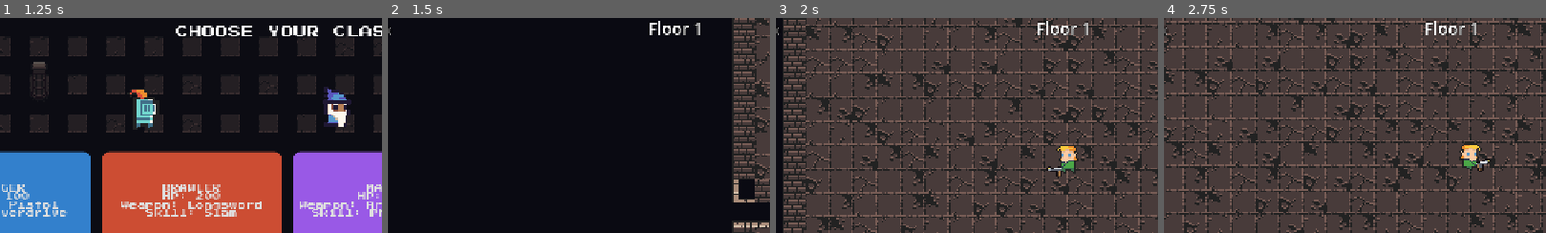
Above: before the commit, frames 1-4 (left to right).
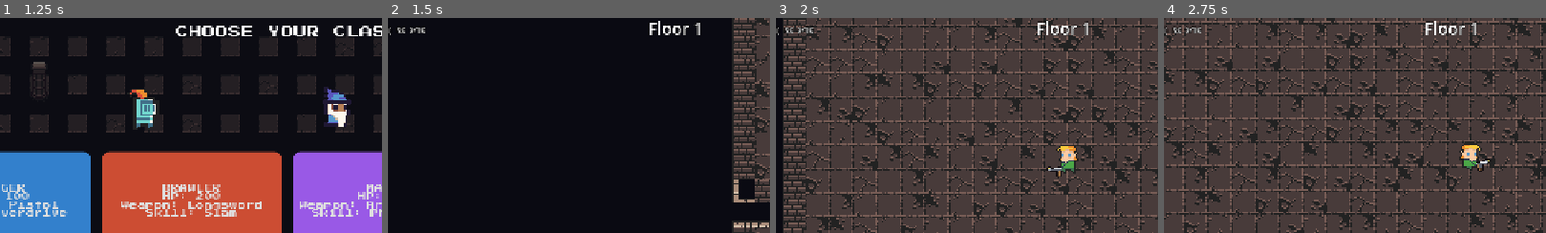
Above: after the commit, the same moments.

Repository: halo07-pixel/dungeon-raider-godot
Game: Godot game, scene res://scenes/main_menu.tscn
The game is run twice, just before and just after one commit, with the same random seed, the same clock (stepped at 60 frames per second) and the same inputs.
Inputs (mouse positions are % of the whole screen's width and height, from its top left):
- Up to frame 1 (1.25 s): click "START GAME" at 0.5 s
- Up to frame 2 (1.5 s): click "RANGER HP: 100 Weapon: Pistol…" at 1.25 s
- Up to frame 3 (2 s): no input
- Up to frame 4 (2.75 s): tap Enter (confirm) at 2, 2.1 s; move the mouse to (72, 45) at 2.02 s; hold D (move_right) from 2.03 s (still down); click (72, 45) at 2.17 s
The pictures show only the part of the screen within x 12-62%, y 16-66%; the shares and areas given below are measured in that part.

Frame 1 is identical in both runs. In frame 2, 0.1% of the frame differs, in the area x 2-10%, y 4-8%; in frame 3, 0.2%, in the area x 2-10%, y 3-8%; in frame 4, 0.1%.

Commit message:
Weapon rank: per-weapon kill ranks within a run (+8% dmg per rank, rank-3 perk), HUD text and save support
Co-Authored-By: Claude Sonnet 5.5 <noreply@anthropic.com>
Claude-Session: https://claude.ai/code/session_01JGPvQEUH9tvNi1JLfwV4JP

Diff:
--- a/scripts/guide_content.gd
+++ b/scripts/guide_content.gd
@@ -70,6 +70,7 @@
 	t += "After the boss on floors 5 and 10 you also pick 1 of 2 upgrades for your class skill (this run only).\n"
 	t += "Interact: %s (altars, chests, shrines, picking up weapons)\n" % _key("interact")
 	t += "Swap weapon: %s or [b]Right mouse[/b] (you can carry 2 weapons; any class can use any weapon)\n" % _key("swap_weapon")
+	t += "Weapon rank: every weapon levels up in a run by kills (10 / 30 / 60 kills): +8% damage per rank, and rank 3 adds a small bonus unique to that weapon. Ranks are kept per weapon and are lost when the run ends.\n"
 	t += "Swap bonus: your first attack within 1.5 s of swapping deals x1.5 damage. If you landed a hit with one kind of weapon (melee or ranged) in the last 2 s and swap to the other kind, it is a COMBO: x2 damage.\n"
 	t += "Movement keys and dodge can be changed in Settings.\n"
 	t += _sub("A run")
--- a/scripts/hud.gd
+++ b/scripts/hud.gd
@@ -77,7 +77,10 @@
 		var w: Dictionary = Global.weapons[String(slot["id"])]
 		var r: Dictionary = Global.rarities[String(slot["rarity"])]
 		var active: bool = (i == int(p.active_slot))
-		lbl.text = "%s[%d] %s (%s)%s" % ["> " if active else "  ", i + 1, w["name"], r["name"], ("   [%s] swap" % swap_key) if active and not _other_empty(slots, i) else ""]
+		var rank_note: String = ""
+		if p.has_method("rank_text"):
+			rank_note = "  " + String(p.rank_text(String(slot["id"])))
+		lbl.text = "%s[%d] %s (%s)%s%s" % ["> " if active else "  ", i + 1, w["name"], r["name"], rank_note, ("   [%s] swap" % swap_key) if active and not _other_empty(slots, i) else ""]
 		var c: Color = r["color"]
 		lbl.modulate = c if active else Color(c.r, c.g, c.b, 0.55)
 
--- a/scripts/main.gd
+++ b/scripts/main.gd
@@ -107,6 +107,7 @@
 			var w_rarity = String(Global.saved_run.get("weapon_rarity", "common"))
 			if player.has_method("restore_weapons"):
 				player.restore_weapons([{"id": w_id, "rarity": w_rarity}, {}], 0)
+		player.weapon_kills = Dictionary(Global.saved_run.get("weapon_kills", {})).duplicate() # Weapon Rank
 		# Buff phải được khôi phục TRƯỚC (một số buff đổi max_hp / giáp)
 		Global.skill_upgrades_taken.clear()
 		for uid in Global.saved_run.get("skill_upgrades", []):
@@ -230,6 +231,7 @@
 		"weapon_rarity": player.weapon_rarity,
 		"weapon_slots": player.weapon_slots.duplicate(true),
 		"active_slot": player.active_slot,
+		"weapon_kills": player.weapon_kills.duplicate(),
 		"skill_upgrades": Global.skill_upgrades_taken.duplicate(),
 		"has_revived": player.has_revived, # LƯU TRẠNG THÁI HỒI SINH
 		"max_hp": player.max_hp,
--- a/scripts/player.gd
+++ b/scripts/player.gd
@@ -77,6 +77,25 @@
 const SWAP_BONUS_MULT: float = 1.5
 const COMBO_WINDOW: float = 2.0
 const COMBO_BONUS_MULT: float = 2.0
+## Hạng vũ khí (Weapon Rank, chỉ trong ván): mỗi vũ khí tích số quái hạ gục; đạt mốc thì lên hạng, mỗi hạng +% sát thương,
+## hạng 3 (tối đa) thêm 1 đặc tính nhỏ riêng. (Khác với kỹ năng meta "mastery" của Global.upgrades.)
+const RANK_KILLS: Array = [10, 30, 60]    # số quái cần cho hạng 1, 2, 3
+const RANK_DMG_PER_LEVEL: float = 0.08
+## Đặc tính hạng 3: cd_mult (nhân hồi đòn / thời gian căng cung), pierce_add, range_mult (tầm cận chiến), blast_mult (vùng nổ), crit_add.
+const RANK_PERKS: Dictionary = {
+	"pistol": {"pierce_add": 1},
+	"smg": {"cd_mult": 0.9},
+	"shotgun": {"pierce_add": 1},
+	"laser": {"crit_add": 0.10},
+	"bow": {"cd_mult": 0.9},
+	"railgun": {"cd_mult": 0.9},
+	"staff": {"blast_mult": 1.15},
+	"broadsword": {"range_mult": 1.1},
+	"daggers": {"crit_add": 0.10},
+	"hammer": {"range_mult": 1.1},
+	"spear": {"range_mult": 1.1},
+	"scythe": {"cd_mult": 0.9},
+}
 ## Buff riêng từng vũ khí
 const PERFECT_DRAW_WINDOW: float = 0.2     # giây sau khi căng đầy mà nhả vẫn tính "Perfect"
 const PERFECT_DRAW_DMG_MULT: float = 1.5
@@ -103,6 +122,7 @@
 ## Trạng thái căng dây (chỉ vũ khí có charge_time): giây đã căng, đang căng hay không.
 var charge: float = 0.0
 var charging: bool = false
+var weapon_kills: Dictionary = {}   # id vũ khí -> số quái đã hạ gục trong ván này (Weapon Rank)
 var swap_bonus_timer: float = 0.0   # còn bao lâu thì thưởng đổi vũ khí hết hiệu lực
 var swap_bonus_mult: float = 1.0
 var swap_bonus_combo: bool = false
@@ -453,7 +473,7 @@
 	var t: float = float(weapon.get("charge_time", 0.5))
 	if weapon_id == "bow" and weapon_rarity == "rare":
 		t *= BOW_RARE_DRAW_MULT
-	t *= pow(0.9, float(Global.buff_stack("buff_haste")))
+	t *= pow(0.9, float(Global.buff_stack("buff_haste"))) * _rank_perk("cd_mult", 1.0)
 	if weapon_id == "bow":
 		t *= pow(QUICKDRAW_PER_STACK, float(Global.buff_stack("buff_quickdraw")))
 	t *= skill_attack_cd_mult
@@ -492,6 +512,7 @@
 	var mult = rarity_data["mult"]
 	# ÁP DỤNG KỸ NĂNG: Cộng % sát thương (mastery)
 	mult += Global.upgrades["mastery"] * 0.05
+	mult += RANK_DMG_PER_LEVEL * float(weapon_rank(weapon_id))
 	# ÁP DỤNG BUFF: Sức Mạnh / Đà Chiến Đấu / Cuồng Nộ
 	mult += 0.08 * float(Global.buff_stack("buff_dmg"))
 	if Global.buff_stack("buff_momentum") > 0:
@@ -546,14 +567,17 @@
 
 	# ÁP DỤNG BUFF: Nhanh Nhẹn / Chí Mạng / Tầm Đánh (tầm xa = bay xa+nhanh hơn) / Vung Kiếm Càn Quét (tầm xa = xuyên)
 	cd *= pow(0.9, float(Global.buff_stack("buff_haste")))
-	cd *= skill_attack_cd_mult
-	if randf() < 0.08 * float(Global.buff_stack("buff_crit")):
+	cd *= skill_attack_cd_mult * _rank_perk("cd_mult", 1.0)
+	if randf() < 0.08 * float(Global.buff_stack("buff_crit")) + _rank_perk("crit_add", 0.0):
 		is_crit = true
 	if Global.buff_stack("buff_reach") > 0:
 		life *= 1.0 + 0.15 * float(Global.buff_stack("buff_reach"))
 		speed *= 1.0 + 0.08 * float(Global.buff_stack("buff_reach"))
 	if Global.buff_stack("buff_sweep") > 0:
 		pierce_n += PIERCE_SWEEP
+	pierce_n += int(_rank_perk("pierce_add", 0.0))
+	if blast_r > 0.0:
+		blast_r *= _rank_perk("blast_mult", 1.0)
 	if is_crit: dmg *= 2
 
 	# Siêu Đạn / Loạt Đạn Vòng: đếm phát bắn
@@ -692,6 +716,7 @@
 	var mult = rarity_data["mult"]
 	# ÁP DỤNG KỸ NĂNG: Cộng % sát thương (mastery)
 	mult += Global.upgrades["mastery"] * 0.05
+	mult += RANK_DMG_PER_LEVEL * float(weapon_rank(weapon_id))
 	# ÁP DỤNG BUFF: Sức Mạnh / Đà Chiến Đấu / Cuồng Nộ
 	mult += 0.08 * float(Global.buff_stack("buff_dmg"))
 	if Global.buff_stack("buff_momentum") > 0:
@@ -755,14 +780,15 @@
 
 	# ÁP DỤNG BUFF: Nhanh Nhẹn / Chí Mạng / Tầm Đánh / Vung Kiếm Càn Quét
 	cd *= pow(0.9, float(Global.buff_stack("buff_haste")))
-	cd *= skill_attack_cd_mult
-	if randf() < 0.08 * float(Global.buff_stack("buff_crit")):
+	cd *= skill_attack_cd_mult * _rank_perk("cd_mult", 1.0)
+	if randf() < 0.08 * float(Global.buff_stack("buff_crit")) + _rank_perk("crit_add", 0.0):
 		is_crit = true
 	if Global.buff_stack("buff_reach") > 0:
 		aoe_range *= 1.0 + 0.15 * float(Global.buff_stack("buff_reach"))
 	if Global.buff_stack("buff_sweep") > 0:
 		aoe_range *= 1.5
 		aoe_angle += 40.0
+	aoe_range *= _rank_perk("range_mult", 1.0)
 
 	if is_crit: dmg *= 2
 	dmg = int(float(dmg) * swap_mult)
@@ -1066,11 +1092,45 @@
 	elif shield < float(max_shield):
 		shield = minf(float(max_shield), shield + SHIELD_REGEN_RATE * (1.0 + 0.25 * float(Global.buff_stack("buff_shield_regen"))) * delta)
 
+## Hạng của vũ khí theo số quái đã hạ (0..3).
+func weapon_rank(id: String) -> int:
+	var k: int = int(weapon_kills.get(id, 0))
+	var r: int = 0
+	for need in RANK_KILLS:
+		if k >= int(need):
+			r += 1
+	return r
+
+## Đặc tính hạng 3 của vũ khí đang cầm (đã đạt hạng 3), không thì trả về mặc định.
+func _rank_perk(key: String, default_val: float) -> float:
+	if weapon_rank(weapon_id) < RANK_KILLS.size():
+		return default_val
+	return float(RANK_PERKS.get(weapon_id, {}).get(key, default_val))
+
+## Chữ HUD: "R2 12/30" hoặc "R3 MAX" (rỗng nếu chưa có quái nào).
+func rank_text(id: String) -> String:
+	var r: int = weapon_rank(id)
+	if r >= RANK_KILLS.size():
+		return "R%d MAX" % r
+	return "R%d %d/%d" % [r, int(weapon_kills.get(id, 0)), int(RANK_KILLS[r])]
+
+func _add_weapon_kill() -> void:
+	var before: int = weapon_rank(weapon_id)
+	weapon_kills[weapon_id] = int(weapon_kills.get(weapon_id, 0)) + 1
+	var after: int = weapon_rank(weapon_id)
+	if after > before:
+		var nm: String = String(weapon.get("name", weapon_id))
+		Global.float_text(global_position + Vector2(0, -44), "%s RANK %d" % [nm.to_upper(), after], Color(1.0, 0.9, 0.4), 18)
+		Global.burst(global_position, Color(1.0, 0.9, 0.4), 12, 160.0, 1.5)
+		Global.message.emit("%s rank %d!" % [nm, after], Color(1.0, 0.9, 0.4))
+		Global.sfx("pickup")
+
 ## Buff riêng vũ khí phản ứng khi hạ gục: Capacitor (Railgun) cắt hồi đòn, Reap (Lưỡi Liềm) cộng stack tốc độ.
 ## player_hit_landed phát SAU take_damage nên target.alive == false nghĩa là đòn này vừa hạ gục.
 func _on_hit_landed_weapon_buffs(target: Node, _dmg: int, _is_crit: bool) -> void:
 	if not is_instance_valid(target) or bool(target.get("alive")):
 		return
+	_add_weapon_kill()
 	if weapon_id == "railgun":
 		var cap: int = Global.buff_stack("buff_capacitor")
 		if cap > 0 and not fire_timer.is_stopped():
